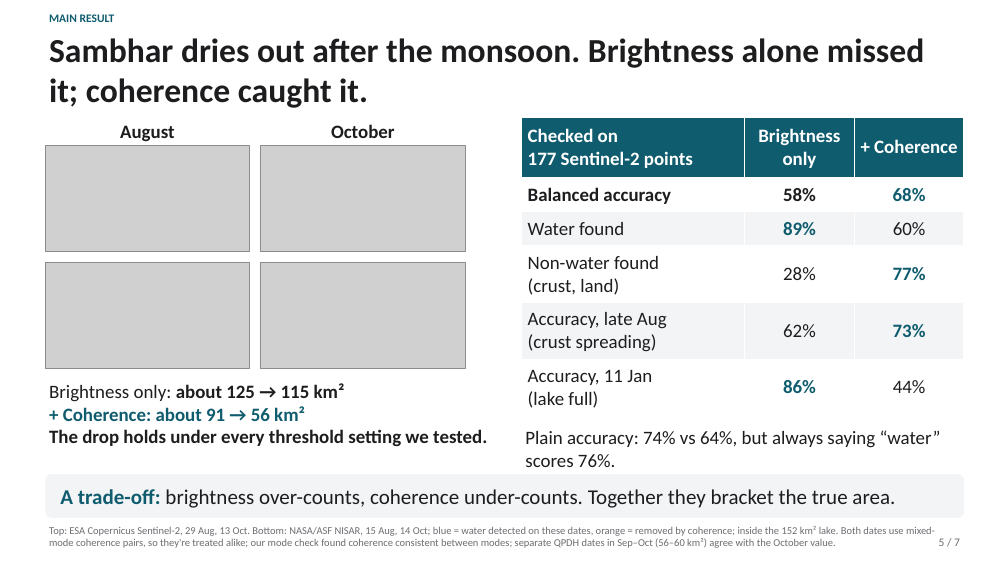
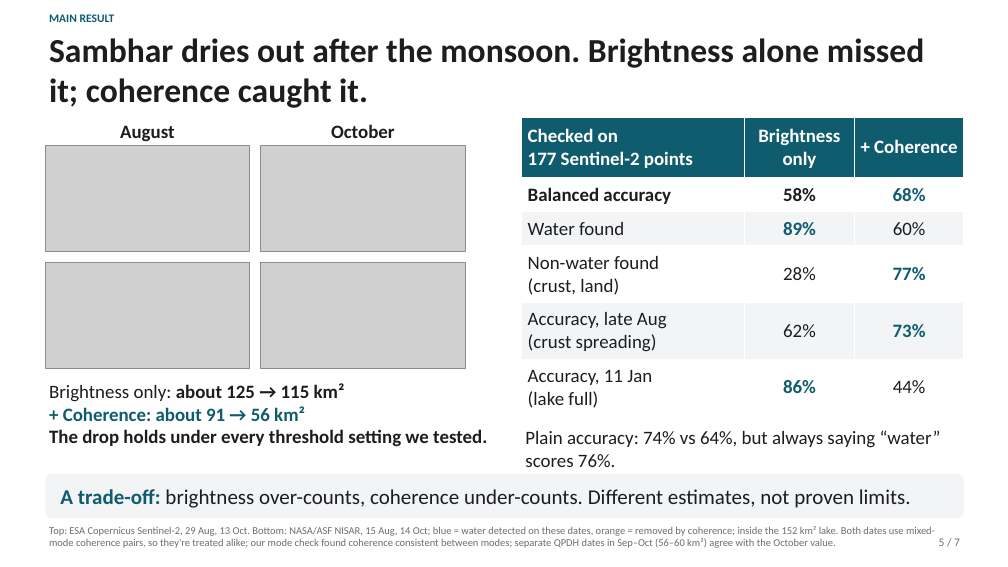
Before and after one commit to lokesh09s/sambhar-watch, a slide deck: slide 5 of docs/slides/Sambhar_Watch.pptx. Drawn at 1008x567 pixels with LibreOffice and Linux fonts; fonts in the diff are those of the drawing; grey boxes stand for pictures. Boxes give left, top, right and bottom in pixels: in the first picture for what was removed or moved away, otherwise in the second. Text is boxed around its words. In the diff, an @@ line names an element or a change of style, - is before the commit and + after.

```diff
--- a/docs/slides/Sambhar_Watch.pptx
+++ b/docs/slides/Sambhar_Watch.pptx
@@ text at [60, 489, 911, 508]: text changed @@
-A trade-off: brightness over-counts, coherence under-counts. Together they bracket the true area.
+A trade-off: brightness over-counts, coherence under-counts. Different estimates, not proven limits.
```
Also in this commit, not shown: 3 other slides changed, 10 other files.
